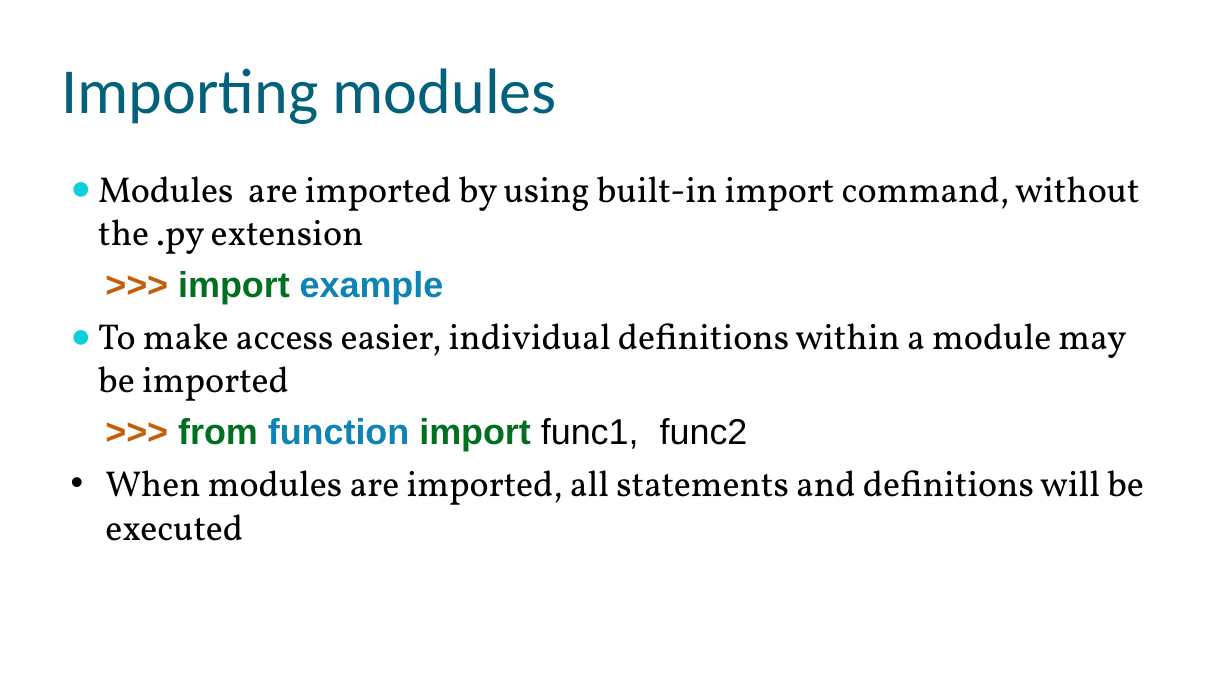
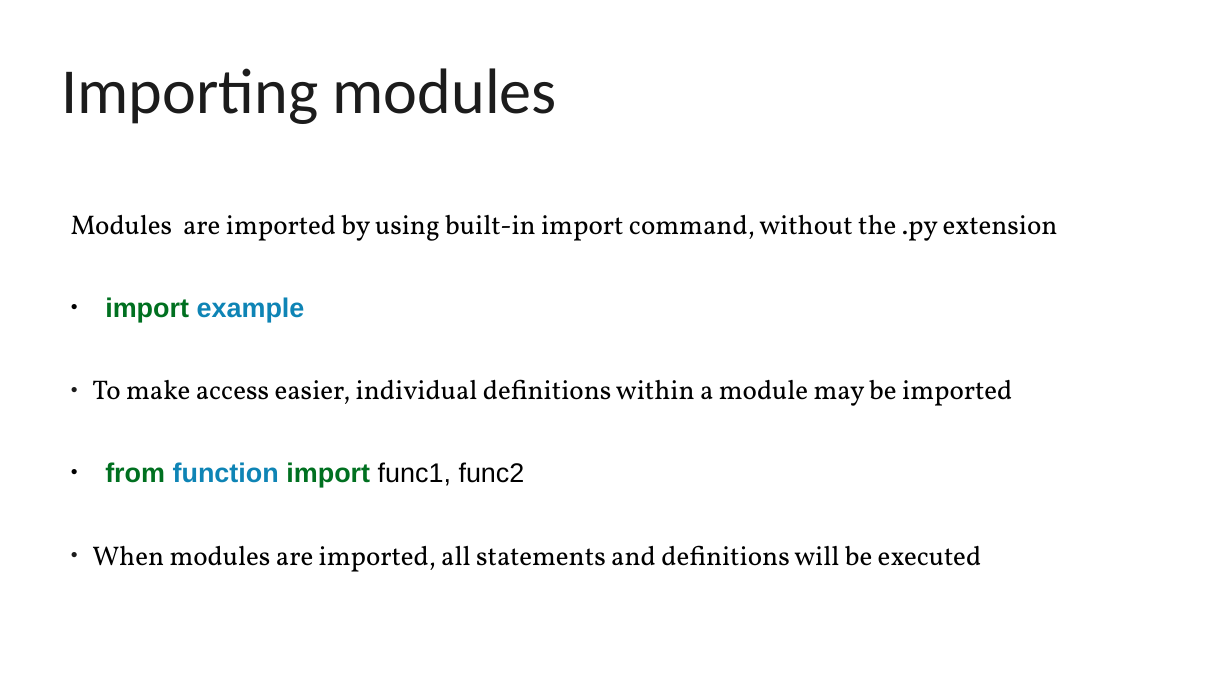
Before and after one commit to hariseldon99/msph306, a slide deck: slide 38 of notes/Intro-Python-2.pptx (slide 37 before the commit). Drawn at 1232x693 pixels with LibreOffice and Linux fonts; fonts in the diff are those of the drawing; background and template pictures are left out. Boxes give left, top, right and bottom in pixels: in the first picture for what was removed or moved away, otherwise in the second. Text is boxed around its words. In the diff, an @@ line names an element or a change of style, - is before the commit and + after.

```diff
--- a/notes/Intro-Python-2.pptx
+++ b/notes/Intro-Python-2.pptx
@@ title "Importing modules" at (62, 68, 557, 124): text colour #04617B to #1C1C1C @@
@@ text at (71, 214, 1058, 572): size 28 to 21 pt in "Modules are imported by using built-in import ...", "To make access easier, individual definitions within ...", "When modules are imported, all statements and ..."; bullet ● to none; indent changed; bullet colour #0BD0D9 to #1C1C1C; bullet • to ●; bullet colour #000000 to #1C1C1C @@
@@ text at (105, 297, 305, 322): text changed; size 28 to 21 pt @@
->>> import example
+    ● import example
@@ text at (105, 462, 525, 487): text changed; size 28 to 21 pt @@
->>> from function import func1, func2
+    ● from function import func1, func2
```
Also in this commit, not shown: 10 other slides changed, 3 slides added.
